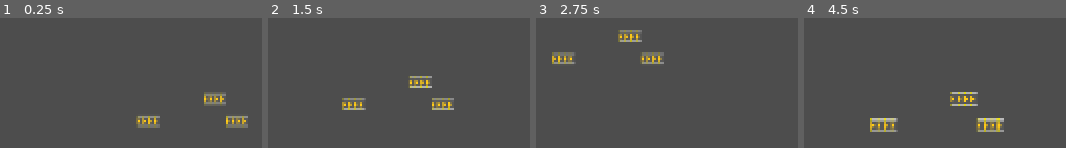
Above: before the commit, frames 1-4 (left to right).
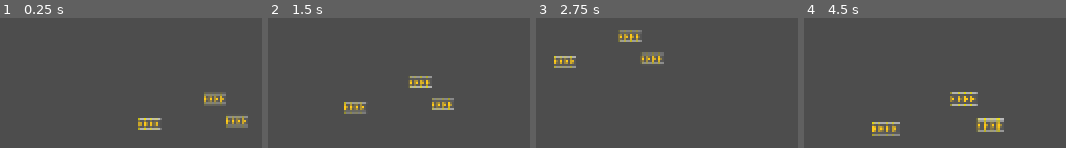
Above: after the commit, the same moments.

Repository: CPZhang9487/PixelFactory2D
Game: Godot game, scene res://main.tscn
The game is run twice, just before and just after one commit, with the same random seed, the same clock (stepped at 60 frames per second) and the same inputs.
Inputs (mouse positions are in pixels of both pictures, inside the frame that each line leads up to):
- Up to frame 1 (0.25 s): no input
- Up to frame 2 (1.5 s): tap Enter at 0.5 s; hold Right (ui_right) 0.53-1.28 s; click (482, 98) at 0.6 s; right-click (482, 98) at 0.8 s; move the mouse to (357, 120) at 1.27 s; hold Down (ui_down) from 1.28 s (still down); right-click (357, 120) at 1.35 s
- Up to frame 3 (2.75 s): tap Ctrl at 1.55 s; tap Space at 2 s; move the mouse to (711, 62) at 2.02 s; release Down (ui_down) at 2.03 s; hold Right (ui_right) from 2.03 s (still down); hold Ctrl from 2.03 s (still down); click (711, 62) at 2.3 s
- Up to frame 4 (4.5 s): move the mouse to (outside the picture) at 2.77 s; release Right (ui_right) at 2.78 s; release Ctrl at 2.78 s; hold Up (ui_up) 2.78-3.53 s; click (outside the picture) at 2.85 s; right-click (outside the picture) at 3.05 s; move the mouse to (outside the picture) at 3.52 s; hold Ctrl 3.53-4.28 s; hold Left (ui_left) from 3.53 s (still down); right-click (outside the picture) at 3.6 s; tap Enter at 4.25 s; move the mouse to (outside the picture) at 4.27 s; tap Mouse wheel up (zoom_in) at 4.35 s

The runs differ from the first frame. In frame 1, 0.8% of the frame differs, in the area x 51-62%, y 75-87%; in frame 2, 0.9%; in frame 3, 0.8%; in frame 4, 1.2%, in the area x 25-37%, y 76-91%.

Commit message:
modified:   .gitignore 	modified:   block_like/block_like_2D.gd 	modified:   block_like/block_like_2d_manager.gd 	modified:   block_like/block_like_2d_manager.tscn 	modified:   project.godot

Diff:
--- a/block_like/block_like_2D.gd
+++ b/block_like/block_like_2D.gd
@@ -5,44 +5,43 @@
 extends Node2D
 
 const BLOCK_SIZE = 16
-const MODULATE_ALPHA_UPDATE_SPEED = 1.0
 
 var block_area: Area2D
 
-var _is_able_to_be_placed := true:
+var is_able_to_be_placed := true:
 	set(value):
-		_is_able_to_be_placed = value
-		if not _is_able_to_be_placed:
+		is_able_to_be_placed = value
+		if not is_able_to_be_placed:
 			return
 		for overlapping_area in block_area.get_overlapping_areas():
 			if overlapping_area.is_in_group("BLOCK_AREA"):
-				_is_able_to_be_placed = false
+				is_able_to_be_placed = false
 				break
-var _is_picked_up := false:
+var is_picked_up := false:
 	set(value):
-		if not _is_selected:
+		if not is_selected:
 			value = false
-		if _is_picked_up == value:
+		if is_picked_up == value:
 			return
-		_is_picked_up = value
-		if _is_picked_up:
-			_picked_up_global_mouse_pos = get_global_mouse_position()
+		is_picked_up = value
+		if is_picked_up:
+			picked_up_global_mouse_pos = get_global_mouse_position()
 			z_index += 100
 		else:
-			position = _previous_position
+			position = previous_position
 			z_index -= 100
-var _is_selected := false:
+var is_selected := false:
 	set(value):
-		if not _is_able_to_be_placed:
+		if not is_able_to_be_placed:
 			return
-		_is_selected = value
-		if _is_selected:
+		is_selected = value
+		if is_selected:
 			return
-		_previous_position = position
-		_is_picked_up = false
-var _is_mouse_entered := false
-var _picked_up_global_mouse_pos: Vector2
-var _previous_position: Vector2
+		previous_position = position
+		is_picked_up = false
+var is_mouse_entered := false
+var picked_up_global_mouse_pos: Vector2
+var previous_position: Vector2
 
 func _ready():
 	# block_area
@@ -60,56 +59,20 @@
 	add_child(block_area)
 
 	# position
-	_locate()
-	_previous_position = position
+	previous_position = position
 
-func _physics_process(delta):
-	if Input.is_action_just_released("mouse_left"):
-		if _is_mouse_entered:
-			_is_selected = not _is_selected
-		elif not Input.is_key_pressed(KEY_CTRL):
-			_is_selected = false
-	if Input.is_action_just_released("mouse_right"):
-		_is_picked_up = not _is_picked_up
-
-	_update_modulate()
-	if _is_picked_up:
-		position = _previous_position + get_global_mouse_position() - _picked_up_global_mouse_pos
-		_locate()
-
-func select():
-	pass
-
-func _locate():
-	position = Vector2i((position + position.sign() * BLOCK_SIZE / 2) / 16) * 16
 
 func _on_block_area_area_entered(area: Area2D):
-	_is_able_to_be_placed = false
+	is_able_to_be_placed = false
+
 
 func _on_block_area_area_exited(area: Area2D):
-	_is_able_to_be_placed = true
+	is_able_to_be_placed = true
+
 
 func _on_block_area_mouse_entered():
-	_is_mouse_entered = true
+	is_mouse_entered = true
+
 
 func _on_block_area_mouse_exited():
-	_is_mouse_entered = false
-
-func _update_modulate():
-	modulate.a = 1.0
-	modulate.r = 1.0
-	modulate.g = 1.0
-	modulate.b = 1.0
-	if not _is_selected:
-		return
-	modulate.a = abs(int(Time.get_ticks_msec() * 20 * MODULATE_ALPHA_UPDATE_SPEED / 1000) % 20 - 10) / 10.0
-	if not _is_picked_up:
-		return
-	if _is_able_to_be_placed:
-		# green
-		modulate.r = 0.0
-		modulate.b = 0.0
-	else:
-		# red
-		modulate.g = 0.0
-		modulate.b = 0.0
+	is_mouse_entered = false
--- a/block_like/block_like_2d_manager.gd
+++ b/block_like/block_like_2d_manager.gd
@@ -1,15 +1,78 @@
-"
-BlockLike2D物件的管理器。
-"
 class_name BlockLike2DManager
 extends Node2D
+## 用於管理子節點中的BlockLike2D物件。
 
 
-# Called when the node enters the scene tree for the first time.
-func _ready():
-	pass # Replace with function body.
+## BlockLike2D物件的基礎大小。
+@export var block_size := Vector2(16, 16)
+## BlockLike2D物件被選擇時的閃爍速度
+@export var modulate_alpha_update_speed := 1.0
 
 
-# Called every frame. 'delta' is the elapsed time since the previous frame.
-func _process(delta):
-	pass
+func _physics_process(delta: float):
+	for block_like_2d in get_children():
+		if Input.is_action_just_released("mouse_left"):
+			if block_like_2d.is_mouse_entered:
+				block_like_2d.is_selected = not block_like_2d.is_selected
+			elif not Input.is_key_pressed(KEY_CTRL):
+				block_like_2d.is_selected = false
+
+		if Input.is_action_just_released("mouse_right"):
+			block_like_2d.is_picked_up = not block_like_2d.is_picked_up
+		if block_like_2d.is_picked_up:
+			block_like_2d.position = block_like_2d.previous_position + get_global_mouse_position() - block_like_2d.picked_up_global_mouse_pos
+
+		locate(block_like_2d)
+		update_modulate(block_like_2d)
+
+
+## 將BlockLike2D物件加到子節點中。
+func add(block_like_2d: BlockLike2D):
+	add_child(block_like_2d)
+
+
+## 定位BlockLike2D物件到正確的地方，常駐在_physics_process(delta)中呼叫。
+func locate(block_like_2d: BlockLike2D):
+	var _position = block_like_2d.position
+	var _block_size = block_like_2d.scale * block_size
+	_position.x = int((_position.x + sign(_position.x) * _block_size.x / 2) / _block_size.x) * _block_size.x
+	_position.y = int((_position.y + sign(_position.y) * _block_size.y / 2) / _block_size.y) * _block_size.y
+	block_like_2d.position = _position
+
+
+## 更新BlockLike2D物件的modulate，常駐在_physics_process(delta)中呼叫。
+func update_modulate(block_like_2d: BlockLike2D):
+	var _is_able_to_be_placed = block_like_2d.is_able_to_be_placed
+	var _is_picked_up = block_like_2d.is_picked_up
+	var _is_selected = block_like_2d.is_selected
+	var _modulate = block_like_2d.modulate
+
+	_modulate.a = 1.0
+	_modulate.r = 1.0
+	_modulate.g = 1.0
+	_modulate.b = 1.0
+	block_like_2d.modulate = _modulate
+
+	if not _is_selected:
+		return
+
+	_modulate.a = abs(int(Time.get_ticks_msec() * 20 * modulate_alpha_update_speed / 1000) % 20 - 10) / 10.0
+	block_like_2d.modulate = _modulate
+
+	if not _is_picked_up:
+		return
+
+	if _is_able_to_be_placed:
+		# green
+		_modulate.r = 0.0
+		_modulate.b = 0.0
+	else:
+		# red
+		_modulate.g = 0.0
+		_modulate.b = 0.0
+	block_like_2d.modulate = _modulate
+
+
+## 移除子節點中的BlockLike2D物件。
+func remove(block_like_2d: BlockLike2D):
+	remove_child(block_like_2d)
--- a/block_like/block_like_2d_manager.tscn
+++ b/block_like/block_like_2d_manager.tscn
@@ -1,6 +1,19 @@
-[gd_scene load_steps=2 format=3 uid="uid://dvfl3q1pi8r7g"]
+[gd_scene load_steps=3 format=3 uid="uid://dvfl3q1pi8r7g"]
 
 [ext_resource type="Script" path="res://block_like/block_like_2d_manager.gd" id="1_74m7q"]
+[ext_resource type="PackedScene" uid="uid://ce2ll6t0o6kac" path="res://block_like/production_line_2d/production_line.tscn" id="2_3fsyj"]
 
 [node name="BlockLike2DManager" type="Node2D"]
 script = ExtResource("1_74m7q")
+
+[node name="ProductionLine" parent="." instance=ExtResource("2_3fsyj")]
+position = Vector2(226, 159)
+scale = Vector2(8, 8)
+
+[node name="ProductionLine2" parent="." instance=ExtResource("2_3fsyj")]
+position = Vector2(400, 163)
+scale = Vector2(8, 8)
+
+[node name="ProductionLine3" parent="." instance=ExtResource("2_3fsyj")]
+position = Vector2(564, 171)
+scale = Vector2(8, 8)
--- a/project.godot
+++ b/project.godot
@@ -10,7 +10,7 @@
 
 [application]
 
-config/name="像素工廠2D"
+config/name="PixelFactory2D"
 config/version="v0.0.1 beta"
 run/main_scene="res://main.tscn"
 config/features=PackedStringArray("4.2", "Forward Plus")
Not shown, changed: .gitignore
